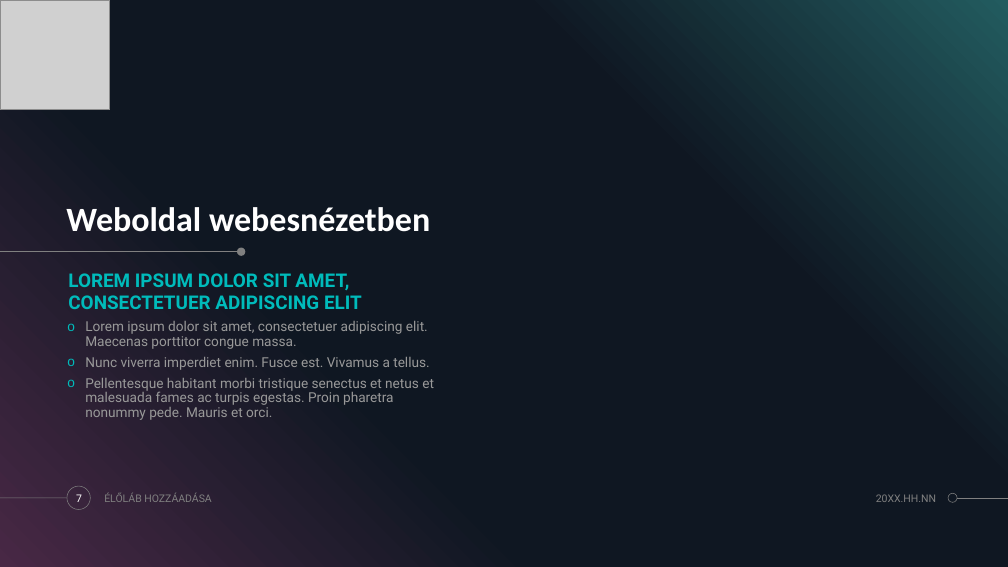
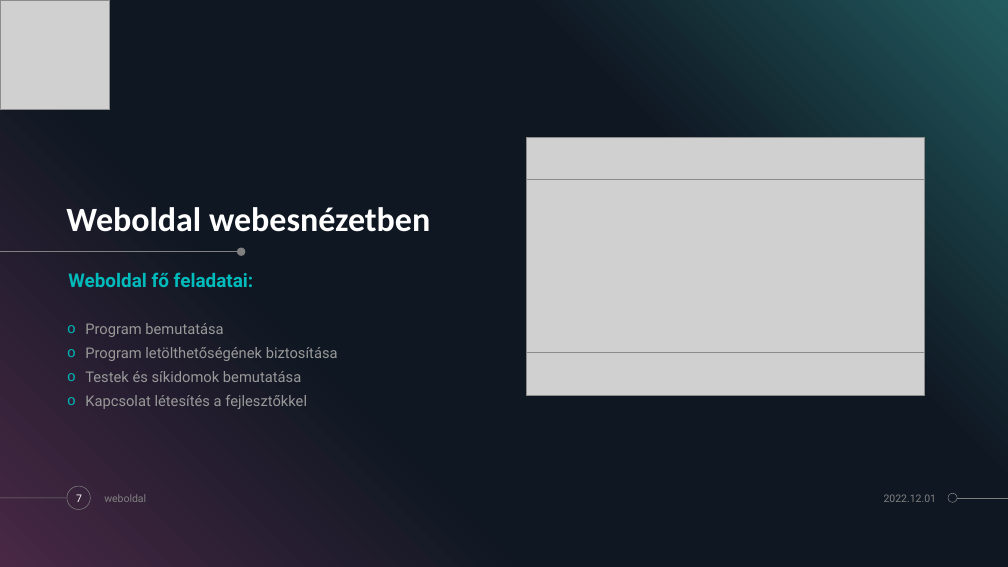
Before and after one commit to zamboilles21/terfelszinszamitas, a slide deck: slide 7 of documentation/PPT/TerFelSzoft.pptx. Drawn at 1008x567 pixels with LibreOffice and Linux fonts; fonts in the diff are those of the drawing; grey boxes stand for pictures; background and template pictures are left out. Boxes give left, top, right and bottom in pixels: in the first picture for what was removed or moved away, otherwise in the second. Text is boxed around its words. In the diff, an @@ line names an element or a change of style, - is before the commit and + after.

```diff
--- a/documentation/PPT/TerFelSzoft.pptx
+++ b/documentation/PPT/TerFelSzoft.pptx
@@ picture added at <box>526,137,925,395</box> @@
@@ picture added at <box>526,179,925,353</box> @@
@@ text at <box>68,272,254,287</box>: text changed @@
-LOREM IPSUM DOLOR SIT AMET, CONSECTETUER ADIPISCING ELIT
+Weboldal fő feladatai:
@@ text at <box>85,323,338,409</box>: text changed; size 12.9 to 14 pt @@
-o Lorem ipsum dolor sit amet, consectetuer adipiscing elit. Maecenas porttitor congue massa.
-o Nunc viverra imperdiet enim. Fusce est. Vivamus a tellus.
-o Pellentesque habitant morbi tristique senectus et netus et malesuada fames ac turpis egestas. Proin pharetra nonummy pede. Mauris et orci.
+o Program bemutatása
+o Program letölthetőségének biztosítása
+o Testek és síkidomok bemutatása
+o Kapcsolat létesítés a fejlesztőkkel
@@ text at <box>104,494,146,502</box>: text changed @@
-ÉLŐLÁB HOZZÁADÁSA
+weboldal
@@ text at <box>884,494,937,502</box>: text changed @@
-20XX.HH.NN
+2022.12.01
```
Also in this commit, not shown: 5 other slides changed.
